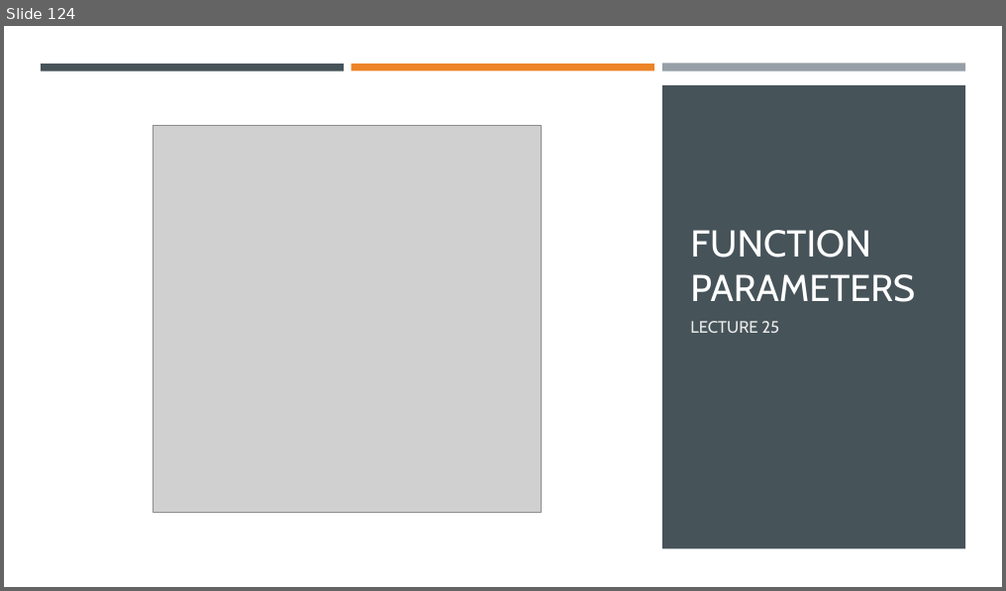
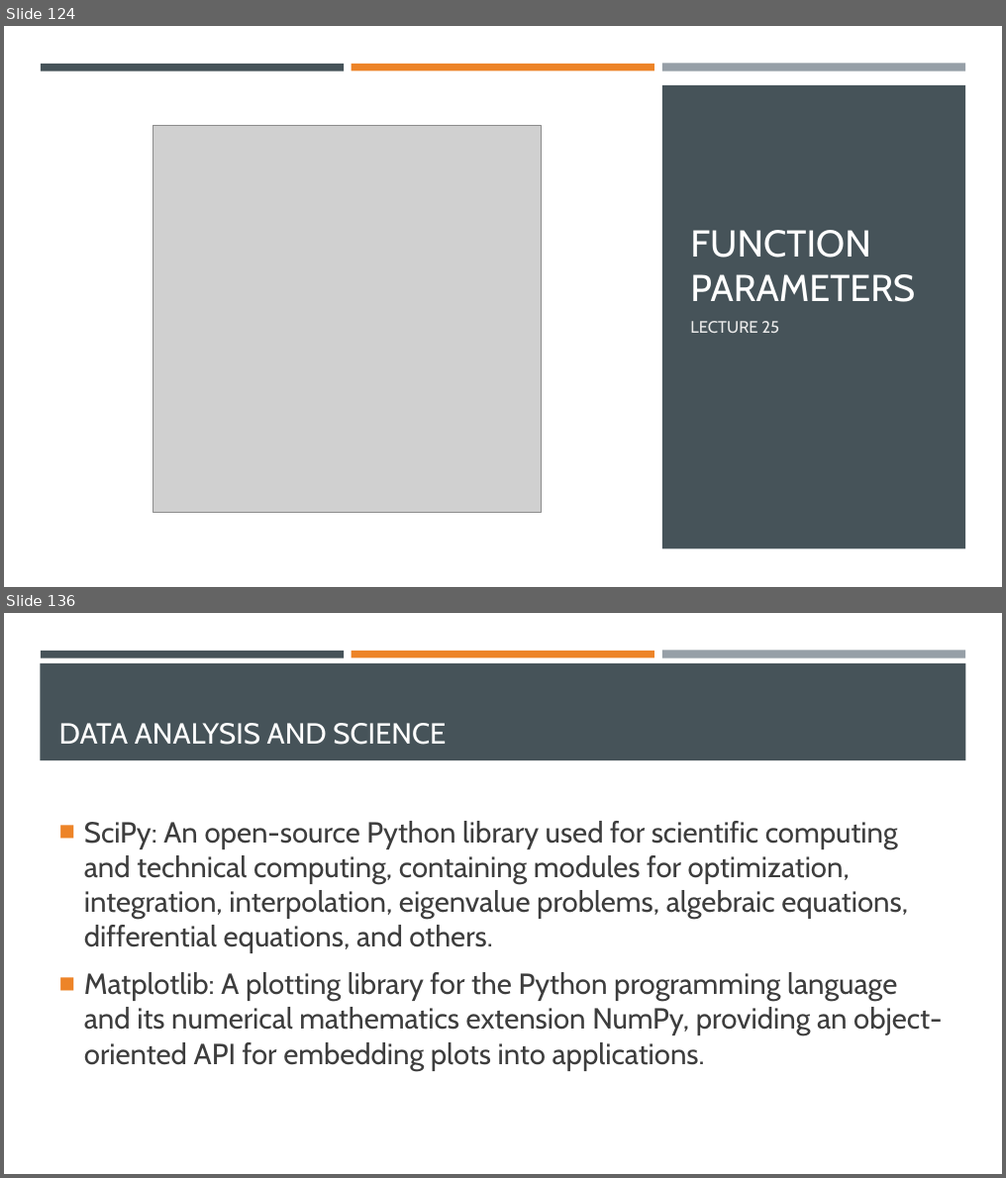
Before and after one commit to Ghost0396/iot, a slide deck: python/Python 3.pptx. Shown one above the other, each under a label of ours: slide 124 before the commit, slides 124 and 136 after it; the slides between them are not shown. The pictures are 1006x591 and 1006x1178 pixels, drawn with LibreOffice and Linux fonts; fonts in the diff are those of the drawing; grey boxes stand for pictures. Boxes give left, top, right and bottom in pixels: in the first picture for what was removed or moved away, otherwise in the second. Text is boxed around its words. In the diff, an @@ line names an element or a change of style, - is before the commit and + after.

```diff
--- a/python/Python 3.pptx
+++ b/python/Python 3.pptx
@@ slide 136 added at [4, 613, 1002, 1174], background #FFFFFF @@
@@ rectangle added at [40, 663, 966, 761], fill #465359 @@
@@ rectangle added at [41, 651, 344, 658], fill #465359 @@
@@ rectangle added at [351, 651, 654, 658], fill #ED8428 @@
@@ rectangle added at [662, 651, 965, 659], fill #969FA7 @@
@@ title added at [59, 723, 446, 745], 28 pt, text #FFFFFF @@
+DATA ANALYSIS AND SCIENCE
@@ text added at [84, 821, 942, 1071], 28 pt, text #3D3D3D @@
+■ SciPy: An open-source Python library used for scientific computing and technical computing, containing modules for optimization, integration, interpolation, eigenvalue problems, algebraic equations, differential equations, and others.
+■ Matplotlib: A plotting library for the Python programming language and its numerical mathematics extension NumPy, providing an object-oriented API for embedding plots into applications.
```
Also in this commit, not shown: 19 other slides added.
